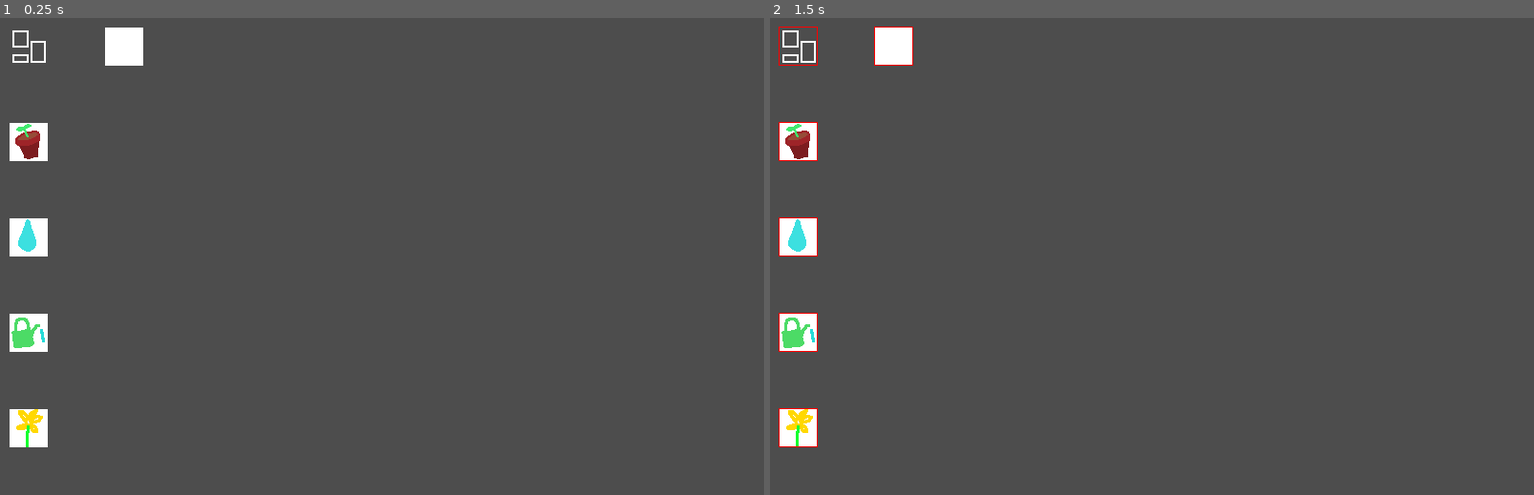
Above: before the commit, frames 1-2 (left to right).
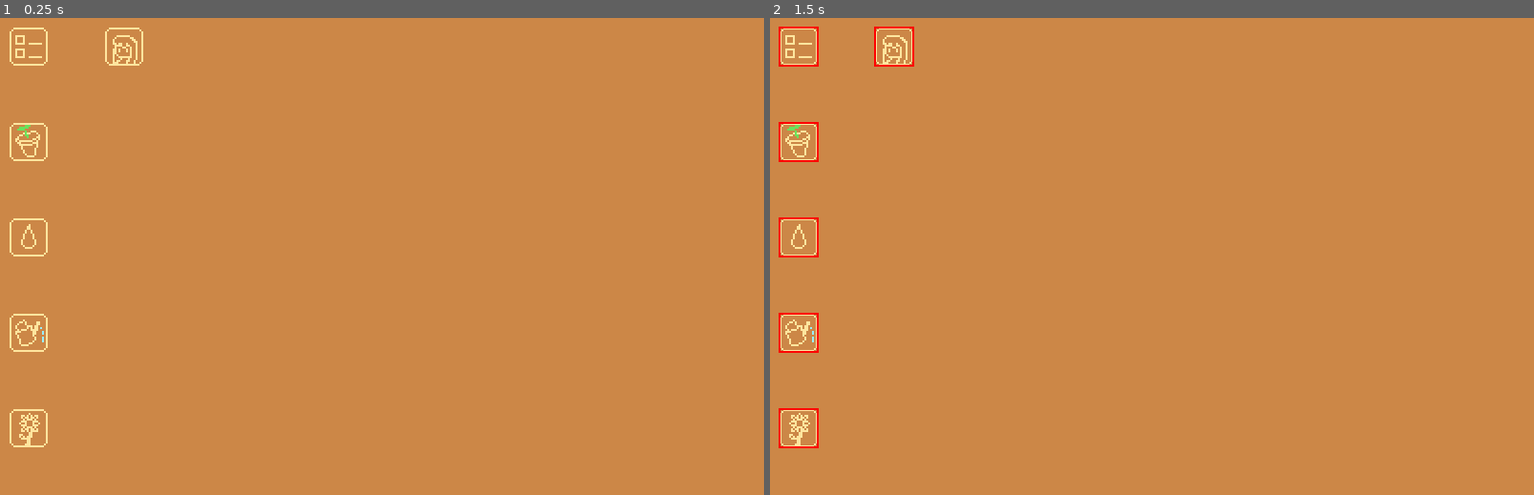
Above: after the commit, the same moments.

Repository: TripleCubes/DigitalGarden
Game: Godot game, scene res://Scenes/main.tscn
Two runs of this game, one before a commit and one after it. Both use one fixed random seed, a clock stepped at 60 frames per second and the inputs below.
Inputs (mouse positions are in pixels of both pictures, inside the frame that each line leads up to):
- Up to frame 1 (0.25 s): no input
- Up to frame 2 (1.5 s): tap Enter at 0.5 s; move the mouse to (1320, 232) at 0.52 s; tap 1 (KEY_1) at 0.6 s; tap Space at 1.25 s; move the mouse to (999, 280) at 1.27 s; tap 2 (KEY_2) at 1.35 s

The runs differ from the first frame. In frame 1, 100% of the frame differs, in the area x 0-100%, y 0-100%; in frame 2, 100%.

Commit message:
Add new icons, bug fixes

Diff:
--- a/Scripts/Apps/show_all_windows.gd
+++ b/Scripts/Apps/show_all_windows.gd
@@ -115,6 +115,18 @@
 	for icon in _desktop_icon_list.get_children():
 		_previous_desktop_icon_pos_list.append(icon.get_destination())
 
+func _set_organized_window_list() -> void:
+	for app_group in _organized_window_list:
+		app_group.clear()
+
+	for window in _window_list.get_children():
+		if window.is_queued_for_deletion():
+			continue
+		_organized_window_list[window.get_app_name()].append(window)
+
+func _remove_window_from_previous_pos_list(index: int) -> void:
+	_previous_window_pos_list.remove_at(index)
+
 func _window_click_check() -> void:
 	if not Input.is_action_just_pressed("MOUSE_LEFT"):
 		return
@@ -126,9 +138,11 @@
 			var window_size: Vector2 = window.get_size()
 			if _close_button_hovered(mouse_pos, window_pos, window_size):
 				window.queue_free()
-				_set_windows_data()
+				_remove_window_from_previous_pos_list(window.get_index())
+				_set_organized_window_list()
 				_set_windows_position(_scroll_bar.get_value_pixel(), true)
 				if _previous_window_pos_list.size() == 0:
+					_return_windows_to_previous_pos()
 					_close_app()
 				return
 			if mouse_pos.x >= window_pos.x and mouse_pos.y >= window_pos.y \
@@ -151,6 +165,8 @@
 
 func _return_windows_to_previous_pos() -> void:
 	for i in _window_list.get_child_count():
+		if _window_list.get_child(i).is_queued_for_deletion():
+			continue
 		var previous_pos = _previous_window_pos_list[i]
 		var window = _window_list.get_child(i)
 		window.smooth_move(previous_pos.x, previous_pos.y)
--- a/Scripts/Game/desktop_icon.gd
+++ b/Scripts/Game/desktop_icon.gd
@@ -1,12 +1,12 @@
 class_name Game_DesktopIcon
 extends Node2D
 
-const ICON_WIDTH: float = 40
+const ICON_WIDTH: float = 20
 
-func _init(app_name: int, x: float, y: float, init_scale: float, icon_function: Callable, texture: Texture2D = null):
+func _init(app_name: int, x: float, y: float, icon_function: Callable, texture: Texture2D = null):
 	_app_name = app_name
 	_icon_function = icon_function
-	_button = Game_Button.new(x, y, ICON_WIDTH, ICON_WIDTH, init_scale, Color(1, 1, 1, 1), texture)
+	_button = Game_Button.new(x, y, ICON_WIDTH, ICON_WIDTH, GlobalConsts.ICON_DEFAULT_SCALE, Color(1, 1, 1, 1), texture)
 	add_child(_button)
 	_button.show_button()
 
--- a/Scripts/Singletons/global_consts.gd
+++ b/Scripts/Singletons/global_consts.gd
@@ -1,3 +1,4 @@
 extends Node
 
 const WINDOW_DEFAULT_SCALE: float = 2
+const ICON_DEFAULT_SCALE: float = 2
--- a/Scripts/main.gd
+++ b/Scripts/main.gd
@@ -1,7 +1,7 @@
 extends Node2D
 
 func _ready():
-	var desktop_icon__show_all_windows: = Game_DesktopIcon.new(AppNames.NOT_SET, 10, 10, 1, func show_all_windows():
+	var desktop_icon__show_all_windows: = Game_DesktopIcon.new(AppNames.NOT_SET, 10, 10, func show_all_windows():
 		ShowAllWindows.open_app()
 	, preload("res://Assets/Sprites/DesktopIcons/desktop_icon__all_apps.png"))
 	$Desktop.add_child(desktop_icon__show_all_windows)
@@ -27,7 +27,7 @@
 		print(get_global_mouse_position())
 
 func _add_desktop_icon(app_name: int, texture: Texture2D, x: float, y: float):
-	var desktop_icon: = Game_DesktopIcon.new(app_name, x, y, 1, func icon_func():
+	var desktop_icon: = Game_DesktopIcon.new(app_name, x, y, func icon_func():
 		var window: = Game_Window.new(app_name)
 		$WindowList.add_child(window)
 	, texture)
--- a/project.godot
+++ b/project.godot
@@ -67,3 +67,4 @@
 
 renderer/rendering_method="gl_compatibility"
 renderer/rendering_method.mobile="gl_compatibility"
+environment/defaults/default_clear_color=Color(0.8, 0.529412, 0.278431, 1)
Binary file changed: Assets/Sprites/DesktopIcons/desktop_icon__all_apps.png
Binary file changed: Assets/Sprites/DesktopIcons/desktop_icon__garden.png
Binary file changed: Assets/Sprites/DesktopIcons/desktop_icon__pot.png
Binary file changed: Assets/Sprites/DesktopIcons/desktop_icon__valley.png
Binary file changed: Assets/Sprites/DesktopIcons/desktop_icon__water.png
Binary file changed: Assets/Sprites/DesktopIcons/desktop_icon__watering_can.png
